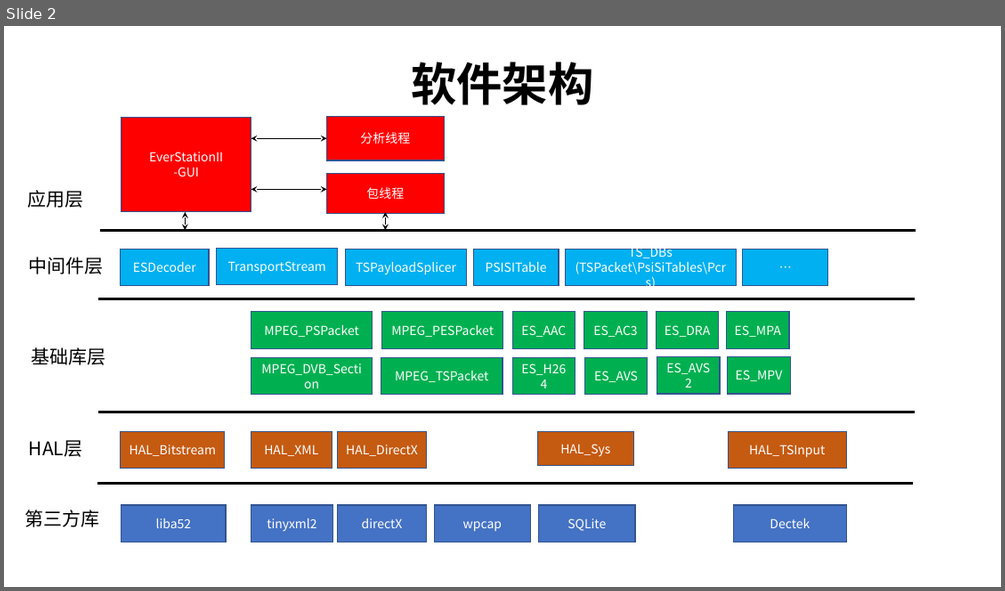
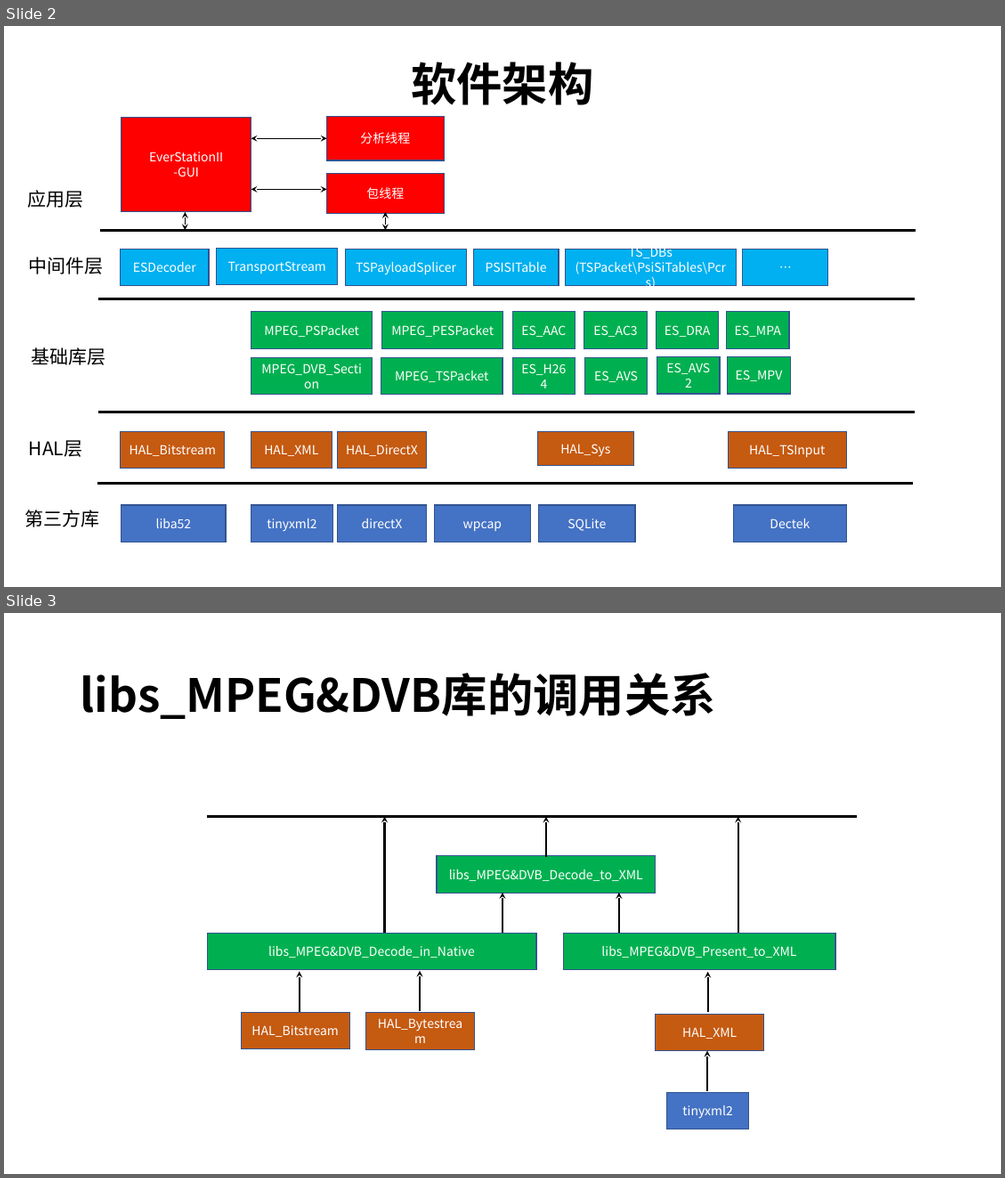
Before and after one commit to dakaikou/EverStationII, a slide deck: doc/EverStation软件架构-2018082500.pptx. Shown one above the other, each under a label of ours: slide 2 before the commit, slides 2 and 3 after it. The pictures are 1005x591 and 1005x1178 pixels, drawn with LibreOffice and Linux fonts; fonts in the diff are those of the drawing. Boxes give left, top, right and bottom in pixels: in the first picture for what was removed or moved away, otherwise in the second. Text is boxed around its words. In the diff, an @@ line names an element or a change of style, - is before the commit and + after.

```diff
--- a/doc/EverStation软件架构-2018082500.pptx
+++ b/doc/EverStation软件架构-2018082500.pptx
@@ slide 3 added at [4,613,1001,1174], background #FFFFFF @@
@@ title added at [80,673,716,719], 44 pt, text #000000, bold @@
+libs_MPEG&DVB库的调用关系
@@ line added from (208, 817) to (857, 817), #000000 2.25 pt @@
@@ arrow added from (385, 933) to (385, 817), #000000 2 pt @@
@@ arrow added from (546, 857) to (546, 817), #000000 2 pt @@
@@ arrow added from (738, 933) to (738, 817), #000000 2 pt @@
@@ rectangle added at [437,856,656,892], fill #00B050, outline #325491 1 pt, 12 pt, text #FFFFFF @@
+libs_MPEG&DVB_Decode_to_XML
@@ arrow added from (502, 933) to (502, 892), #000000 2 pt @@
@@ arrow added from (619, 933) to (619, 892), #000000 2 pt @@
@@ rectangle added at [208,933,536,970], fill #00B050, outline #325491 1 pt, 12 pt, text #FFFFFF @@
+libs_MPEG&DVB_Decode_in_Native
@@ rectangle added at [563,933,835,970], fill #00B050, outline #325491 1 pt, 12 pt, text #FFFFFF @@
+libs_MPEG&DVB_Present_to_XML
@@ arrow added from (299, 1012) to (299, 971), #000000 2 pt @@
@@ arrow added from (420, 1011) to (420, 971), #000000 2 pt @@
@@ arrow added from (708, 1013) to (708, 971), #000000 2 pt @@
@@ rectangle added at [241,1013,349,1049], fill #C55A11, outline #325491 1 pt, 12 pt, text #FFFFFF @@
+HAL_Bitstream
@@ rectangle added at [366,1013,474,1049], fill #C55A11, outline #325491 1 pt, 12 pt, text #FFFFFF @@
+HAL_Bytestream
@@ rectangle added at [655,1013,764,1051], fill #C55A11, outline #325491 1 pt, 12 pt, text #FFFFFF @@
+HAL_XML
@@ arrow added from (708, 1091) to (708, 1051), #000000 2 pt @@
@@ rectangle added at [667,1093,749,1129], fill #4472C4, outline #325491 1 pt, 12 pt, text #FFFFFF @@
+tinyxml2
```
Also in this commit, not shown: 28 other files.
